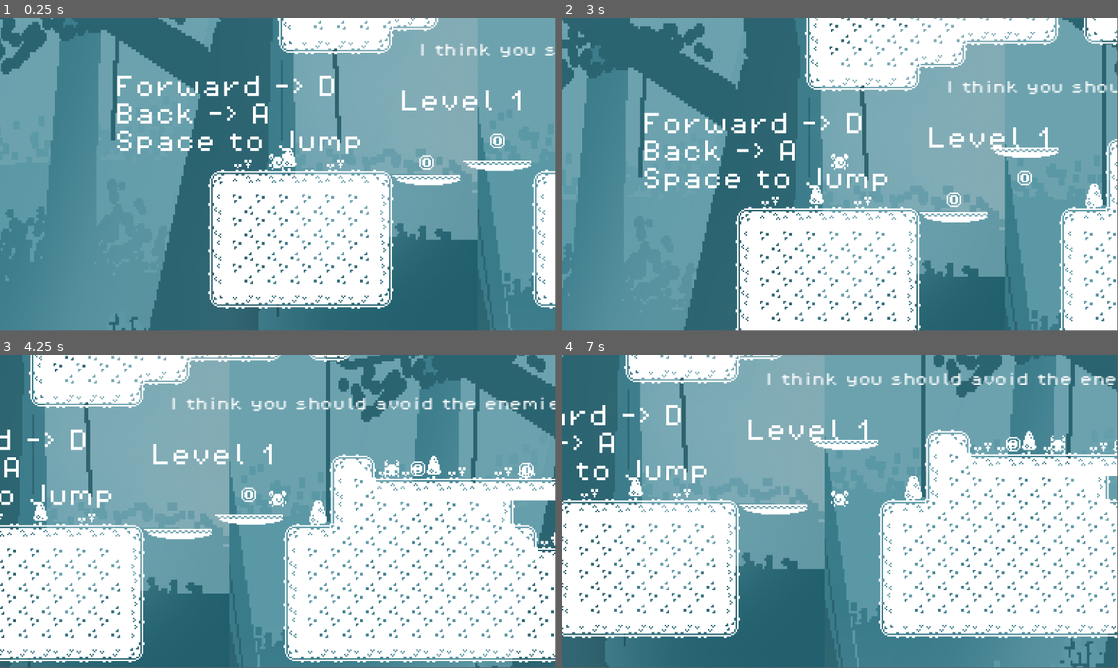
Above: before the commit, frames 1-4 (two rows, left to right).
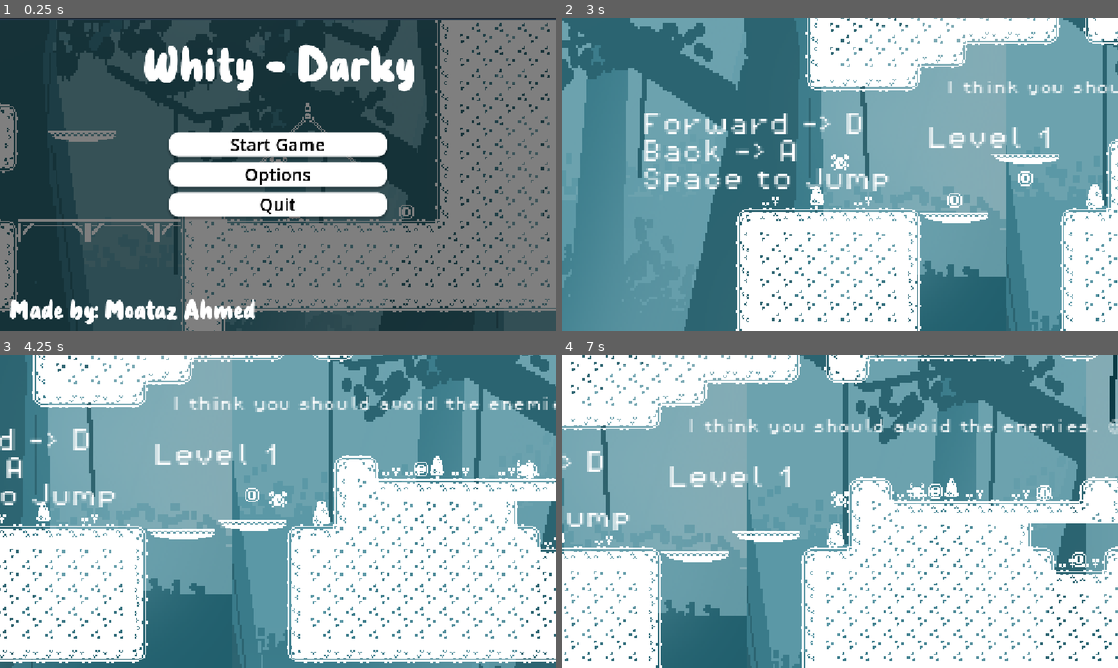
Above: after the commit, the same moments.

Repository: moataz1411/whity-darky-game
Game: Godot game, scene res://Levels/main_menu.tscn
Two runs of this game, one before a commit and one after it. Both use one fixed random seed, a clock stepped at 60 frames per second and the inputs below. Before the commit the project starts from res://Levels/level_1.tscn.
Inputs (mouse positions are in pixels of both pictures, inside the frame that each line leads up to):
- Up to frame 1 (0.25 s): no input
- Up to frame 2 (3 s): click (840, 174) at 0.5 s, where only the run after the commit has a clickable "Options"; click (845, 271) at 1.25 s, where only the run after the commit has a clickable "Back"; click (840, 143) at 2 s, where only the run after the commit has a clickable "Start Game"; tap Enter at 2.75 s; move the mouse to (962, 158) at 2.77 s; hold D (right) from 2.78 s (still down); tap Space (up) at 2.85 s; click (962, 158) at 2.92 s
- Up to frame 3 (4.25 s): keep holding D (right); tap Space (up) at 3.02, 3.32, 3.77, 3.8, 4.07 s; move the mouse to (166, 527) at 3.52 s; tap Alt at 3.6 s
- Up to frame 4 (7 s): move the mouse to (895, 442) at 4.27 s; release D (right) at 4.28 s; hold A (left) 4.28-5.03 s; tap Shift at 4.35, 6.6 s; tap Space (up) at 4.55, 5.1, 5.27, 5.57, 6.02, 6.05, 6.32, 6.77, 6.8 s; move the mouse to (812, 574) at 5.02 s; hold D (right) 5.03-6.53 s; click (812, 574) at 5.17 s; move the mouse to (1006, 558) at 5.77 s; tap Alt at 5.85 s; tap Escape (pause, bound only after the commit) at 6.4 s; move the mouse to (673, 464) at 6.52 s; hold A (left) from 6.53 s (still down)
In our replay, the window is 799x449 before the commit and 800x450 after it. These sizes can differ from the game's own. Grey fills any space a smaller window leaves; there, only what the larger window draws over its background counts as a difference.

The runs differ from the first frame. In frame 1, 96% of the frame differs, in the area x 0-100%, y 0-100%; in frame 2, 7.6%; in frame 3, 18%; in frame 4, 57%.

Commit message:
Add pause menu and settings system
Implement pause menu with resume/quit options and settings panel featuring audio volume control, fullscreen toggle, and 3D scale adjustment. Add pause input action (ESC key).

Diff:
--- /dev/null
+++ b/Levels/audiocontrol.gd
@@ -0,0 +1,15 @@
+extends HSlider
+
+@export var audio_bus_name: String
+
+var audio_bus_id
+
+func _ready():
+	audio_bus_id = AudioServer.get_bus_index(audio_bus_name)
+	value = db_to_linear(AudioServer.get_bus_volume_db(audio_bus_id)) * 100
+
+func _on_value_changed(value: float) -> void:
+	if value <= 0:
+		AudioServer.set_bus_volume_db(audio_bus_id, -80)
+	else:
+		AudioServer.set_bus_volume_db(audio_bus_id, linear_to_db(value / 100.0))
--- /dev/null
+++ b/Levels/fullscreen_control.gd
@@ -0,0 +1,7 @@
+extends CheckButton
+
+func _on_toggled(toggled_on: bool) -> void:
+	if toggled_on==true:
+		DisplayServer.window_set_mode(DisplayServer.WINDOW_MODE_FULLSCREEN)
+	else:
+		DisplayServer.window_set_mode(DisplayServer.WINDOW_MODE_WINDOWED)
--- /dev/null
+++ b/Levels/level_1.gd
@@ -0,0 +1,10 @@
+extends Node2D
+
+func _unhandled_input(event):
+	if event.is_action_pressed("pause"): # غالبًا ESC
+		toggle_fullscreen()
+func toggle_fullscreen():
+	if DisplayServer.window_get_mode() == DisplayServer.WINDOW_MODE_FULLSCREEN:
+		DisplayServer.window_set_mode(DisplayServer.WINDOW_MODE_WINDOWED)
+	else:
+		DisplayServer.window_set_mode(DisplayServer.WINDOW_MODE_FULLSCREEN)
--- a/Levels/level_1.tscn
+++ b/Levels/level_1.tscn
@@ -1,7 +1,8 @@
-[gd_scene load_steps=21 format=4 uid="uid://dgayo5y1q2uaf"]
+[gd_scene load_steps=24 format=4 uid="uid://dgayo5y1q2uaf"]
 
 [ext_resource type="TileSet" uid="uid://o0ejl3gclcxb" path="res://Levels/tile-sets/1 bit platformer.tres" id="1_3mhv4"]
 [ext_resource type="Script" uid="uid://rrfv4qswd76d" path="res://Levels/game_manager.gd" id="1_f4pg2"]
+[ext_resource type="Script" uid="uid://qcybvk3wd8qx" path="res://Levels/level_1.gd" id="1_lk57d"]
 [ext_resource type="Texture2D" uid="uid://7bu1vqwjvxv" path="res://art/Image.png" id="1_rf6l5"]
 [ext_resource type="PackedScene" uid="uid://c1v25kxeo4fm6" path="res://characters/Players/player.tscn" id="2_rf6l5"]
 [ext_resource type="Script" uid="uid://d1hd3a70nyx0d" path="res://characters/Players/player.gd" id="3_syshm"]
@@ -11,6 +12,8 @@
 [ext_resource type="PackedScene" uid="uid://fuki2andda60" path="res://art/enemies.tscn" id="8_77x7w"]
 [ext_resource type="FontFile" uid="uid://tc7plarqhole" path="res://art/PixelOperator8.ttf" id="9_xoyoh"]
 [ext_resource type="PackedScene" uid="uid://dve77jjnmu4e" path="res://art/area_2d.tscn" id="11_62b6n"]
+[ext_resource type="Script" uid="uid://dxya2bg0ry44o" path="res://Levels/pause_menu.gd" id="13_2hkqn"]
+[ext_resource type="FontFile" uid="uid://coqplxci5qvx5" path="res://art/Watermelon Sugar.ttf" id="14_34erp"]
 
 [sub_resource type="WorldBoundaryShape2D" id="WorldBoundaryShape2D_77x7w"]
 distance = 57.0
@@ -124,6 +127,7 @@
 }
 
 [node name="level1" type="Node2D"]
+script = ExtResource("1_lk57d")
 
 [node name="gamemanager" type="Node" parent="."]
 unique_name_in_owner = true
@@ -313,3 +317,60 @@
 
 [node name="Area2D" parent="." instance=ExtResource("11_62b6n")]
 position = Vector2(334, -367)
+
+[node name="pause menu" type="Control" parent="."]
+process_mode = 3
+layout_mode = 3
+anchors_preset = 8
+anchor_left = 0.5
+anchor_top = 0.5
+anchor_right = 0.5
+anchor_bottom = 0.5
+offset_left = -20.0
+offset_top = -20.0
+offset_right = 20.0
+offset_bottom = 20.0
+grow_horizontal = 2
+grow_vertical = 2
+script = ExtResource("13_2hkqn")
+
+[node name="VBoxContainer" type="VBoxContainer" parent="pause menu"]
+layout_mode = 1
+anchors_preset = 8
+anchor_left = 0.5
+anchor_top = 0.5
+anchor_right = 0.5
+anchor_bottom = 0.5
+offset_left = -46.5
+offset_top = -48.5
+offset_right = 46.5
+offset_bottom = 48.5
+grow_horizontal = 2
+grow_vertical = 2
+theme_override_constants/separation = 7
+
+[node name="Label" type="Label" parent="pause menu/VBoxContainer"]
+layout_mode = 2
+theme_override_colors/font_color = Color(0.8862616, 0.88626146, 0.8862615, 1)
+theme_override_fonts/font = ExtResource("14_34erp")
+theme_override_font_sizes/font_size = 44
+text = "Paused"
+horizontal_alignment = 1
+
+[node name="resume" type="Button" parent="pause menu/VBoxContainer"]
+layout_mode = 2
+theme_override_fonts/font = ExtResource("14_34erp")
+theme_override_font_sizes/font_size = 20
+text = "Resume"
+
+[node name="setting" type="Button" parent="pause menu/VBoxContainer"]
+layout_mode = 2
+theme_override_fonts/font = ExtResource("14_34erp")
+theme_override_font_sizes/font_size = 20
+text = "Settings"
+
+[node name="quit" type="Button" parent="pause menu/VBoxContainer"]
+layout_mode = 2
+theme_override_fonts/font = ExtResource("14_34erp")
+theme_override_font_sizes/font_size = 20
+text = "Quit"
--- a/Levels/main_menu.gd
+++ b/Levels/main_menu.gd
@@ -1,9 +1,13 @@
 extends Control
 
+@onready var mainbuttons: VBoxContainer = $mainbuttons
+@onready var options: Panel = $options
 
 # Called when the node enters the scene tree for the first time.
 func _ready() -> void:
-	pass # Replace with function body.
+	mainbuttons.visible=true
+	options.visible=false
+
 
 
 # Called every frame. 'delta' is the elapsed time since the previous frame.
@@ -16,8 +20,15 @@
 
 
 func _on_settings_pressed() -> void:
-	print("settings pre")
+	mainbuttons.visible=false
+	options.visible=true
+
 
 
 func _on_exit_pressed() -> void:
 	get_tree().quit()
+
+
+
+func _on_back_pressed() -> void:
+	_ready()
--- a/Levels/main_menu.tscn
+++ b/Levels/main_menu.tscn
@@ -1,8 +1,11 @@
-[gd_scene load_steps=9 format=3 uid="uid://q7y660kks8mg"]
+[gd_scene load_steps=14 format=3 uid="uid://q7y660kks8mg"]
 
 [ext_resource type="Script" uid="uid://7t2wattnxlcu" path="res://Levels/main_menu.gd" id="1_3es34"]
 [ext_resource type="Texture2D" uid="uid://deshp42hgfynv" path="res://Levels/tile-sets/Screenshot 2026-06-27 121633.png" id="1_6ucrw"]
 [ext_resource type="FontFile" uid="uid://coqplxci5qvx5" path="res://art/Watermelon Sugar.ttf" id="2_jy27m"]
+[ext_resource type="Script" uid="uid://c34m2u76y6b3" path="res://Levels/audiocontrol.gd" id="4_8md67"]
+[ext_resource type="Script" uid="uid://c245pfvxlhrg1" path="res://Levels/fullscreen_control.gd" id="5_15p6s"]
+[ext_resource type="Script" uid="uid://bwjac7c736cfp" path="res://Levels/scalecontrol.gd" id="6_5qvx8"]
 
 [sub_resource type="StyleBoxTexture" id="StyleBoxTexture_jy27m"]
 texture = ExtResource("1_6ucrw")
@@ -40,6 +43,14 @@
 
 [sub_resource type="StyleBoxEmpty" id="StyleBoxEmpty_jy27m"]
 
+[sub_resource type="StyleBoxLine" id="StyleBoxLine_3es34"]
+color = Color(1, 1, 1, 1)
+thickness = 6
+
+[sub_resource type="StyleBoxLine" id="StyleBoxLine_8md67"]
+color = Color(0.31200802, 0.51868343, 0.99106854, 1)
+thickness = 6
+
 [node name="MainMenu" type="Control"]
 layout_mode = 3
 anchors_preset = 15
@@ -49,7 +60,7 @@
 grow_vertical = 2
 script = ExtResource("1_3es34")
 
-[node name="Panel" type="Panel" parent="."]
+[node name="background" type="Panel" parent="."]
 layout_mode = 1
 anchors_preset = 15
 anchor_right = 1.0
@@ -58,7 +69,7 @@
 grow_vertical = 2
 theme_override_styles/panel = SubResource("StyleBoxTexture_jy27m")
 
-[node name="VBoxContainer" type="VBoxContainer" parent="."]
+[node name="mainbuttons" type="VBoxContainer" parent="."]
 layout_mode = 1
 anchors_preset = 8
 anchor_left = 0.5
@@ -73,7 +84,7 @@
 grow_vertical = 2
 theme_override_constants/separation = 12
 
-[node name="Button" type="Button" parent="VBoxContainer"]
+[node name="Button" type="Button" parent="mainbuttons"]
 layout_mode = 2
 size_flags_vertical = 3
 theme_override_colors/font_color = Color(0, 0, 0, 1)
@@ -87,7 +98,7 @@
 theme_override_styles/focus = SubResource("StyleBoxEmpty_jy27m")
 text = "Start Game"
 
-[node name="Button2" type="Button" parent="VBoxContainer"]
+[node name="Button2" type="Button" parent="mainbuttons"]
 layout_mode = 2
 size_flags_vertical = 3
 theme_override_colors/font_color = Color(0, 0, 0, 1)
@@ -101,7 +112,7 @@
 theme_override_styles/focus = SubResource("StyleBoxEmpty_jy27m")
 text = "Options"
 
-[node name="Button3" type="Button" parent="VBoxContainer"]
+[node name="Button3" type="Button" parent="mainbuttons"]
 layout_mode = 2
 size_flags_vertical = 3
 theme_override_colors/font_color = Color(0, 0, 0, 1)
@@ -122,10 +133,10 @@
 anchor_top = 0.5
 anchor_right = 0.5
 anchor_bottom = 0.5
-offset_left = -224.0
-offset_top = -265.0
-offset_right = 223.0
-offset_bottom = -142.5
+offset_left = -278.0
+offset_top = -292.0
+offset_right = 282.0
+offset_bottom = -168.0
 grow_horizontal = 2
 grow_vertical = 2
 theme_override_colors/font_shadow_color = Color(0, 0, 0, 0)
@@ -156,6 +167,114 @@
 horizontal_alignment = 1
 vertical_alignment = 1
 
-[connection signal="pressed" from="VBoxContainer/Button" to="." method="_on_start_pressed"]
-[connection signal="pressed" from="VBoxContainer/Button2" to="." method="_on_settings_pressed"]
-[connection signal="pressed" from="VBoxContainer/Button3" to="." method="_on_exit_pressed"]
+[node name="options" type="Panel" parent="."]
+layout_mode = 1
+anchors_preset = 8
+anchor_left = 0.5
+anchor_top = 0.5
+anchor_right = 0.5
+anchor_bottom = 0.5
+offset_left = -290.0
+offset_top = -148.0
+offset_right = 290.0
+offset_bottom = 241.0
+grow_horizontal = 2
+grow_vertical = 2
+
+[node name="Label" type="Label" parent="options"]
+layout_mode = 1
+anchors_preset = 10
+anchor_right = 1.0
+offset_bottom = 68.0
+grow_horizontal = 2
+theme_override_font_sizes/font_size = 40
+text = "Options"
+horizontal_alignment = 1
+vertical_alignment = 1
+
+[node name="back" type="Button" parent="options/Label"]
+layout_mode = 0
+offset_left = 186.0
+offset_top = 320.0
+offset_right = 414.0
+offset_bottom = 377.0
+size_flags_vertical = 3
+theme_override_colors/font_color = Color(0, 0, 0, 1)
+theme_override_colors/font_focus_color = Color(0, 0, 0, 1)
+theme_override_colors/font_pressed_color = Color(0, 0, 0, 1)
+theme_override_colors/font_hover_color = Color(0, 0, 0, 1)
+theme_override_font_sizes/font_size = 36
+theme_override_styles/normal = SubResource("StyleBoxFlat_351dl")
+theme_override_styles/pressed = SubResource("StyleBoxFlat_jy27m")
+theme_override_styles/hover = SubResource("StyleBoxFlat_3es34")
+theme_override_styles/focus = SubResource("StyleBoxEmpty_jy27m")
+text = "Back"
+
+[node name="VBoxContainer" type="VBoxContainer" parent="options"]
+layout_mode = 1
+anchors_preset = 8
+anchor_left = 0.5
+anchor_top = 0.5
+anchor_right = 0.5
+anchor_bottom = 0.5
+offset_left = -133.5
+offset_top = -108.5
+offset_right = 145.0
+offset_bottom = 72.5
+grow_horizontal = 2
+grow_vertical = 2
+theme_override_constants/separation = 15
+
+[node name="HBoxContainer" type="HBoxContainer" parent="options/VBoxContainer"]
+layout_mode = 2
+theme_override_constants/separation = 20
+
+[node name="Label" type="Label" parent="options/VBoxContainer/HBoxContainer"]
+layout_mode = 2
+text = "Music Volume"
+
+[node name="audiocontrol" type="HSlider" parent="options/VBoxContainer/HBoxContainer"]
+layout_mode = 2
+size_flags_horizontal = 3
+size_flags_vertical = 4
+theme_override_styles/slider = SubResource("StyleBoxLine_3es34")
+theme_override_styles/grabber_area = SubResource("StyleBoxLine_8md67")
+theme_override_styles/grabber_area_highlight = SubResource("StyleBoxLine_8md67")
+script = ExtResource("4_8md67")
+audio_bus_name = "music"
+
+[node name="fullscreen control" type="CheckButton" parent="options/VBoxContainer"]
+layout_mode = 2
+text = "FullScreen"
+script = ExtResource("5_15p6s")
+
+[node name="HBoxContainer2" type="HBoxContainer" parent="options/VBoxContainer"]
+layout_mode = 2
+theme_override_constants/separation = 20
+
+[node name="Label" type="Label" parent="options/VBoxContainer/HBoxContainer2"]
+layout_mode = 2
+text = "3D Scale"
+
+[node name="scalecontrol" type="OptionButton" parent="options/VBoxContainer/HBoxContainer2"]
+layout_mode = 2
+size_flags_horizontal = 3
+selected = 0
+item_count = 4
+popup/item_0/text = "100%"
+popup/item_0/id = 0
+popup/item_1/text = "75%"
+popup/item_1/id = 1
+popup/item_2/text = "50%"
+popup/item_2/id = 2
+popup/item_3/text = "25%"
+popup/item_3/id = 3
+script = ExtResource("6_5qvx8")
+
+[connection signal="pressed" from="mainbuttons/Button" to="." method="_on_start_pressed"]
+[connection signal="pressed" from="mainbuttons/Button2" to="." method="_on_settings_pressed"]
+[connection signal="pressed" from="mainbuttons/Button3" to="." method="_on_exit_pressed"]
+[connection signal="pressed" from="options/Label/back" to="." method="_on_back_pressed"]
+[connection signal="value_changed" from="options/VBoxContainer/HBoxContainer/audiocontrol" to="options/VBoxContainer/HBoxContainer/audiocontrol" method="_on_value_changed"]
+[connection signal="toggled" from="options/VBoxContainer/fullscreen control" to="options/VBoxContainer/fullscreen control" method="_on_toggled"]
+[connection signal="item_selected" from="options/VBoxContainer/HBoxContainer2/scalecontrol" to="options/VBoxContainer/HBoxContainer2/scalecontrol" method="_on_item_selected"]
--- /dev/null
+++ b/Levels/pause_menu.gd
@@ -0,0 +1,13 @@
+extends Control
+
+var pause_toggle = false
+
+func _ready() -> void:
+	self.visible=false
+func _input(event: InputEvent) -> void:
+	if event.is_action_pressed("pause"):
+		pause_and_unpause()
+func pause_and_unpause():
+	pause_toggle=!pause_toggle
+	get_tree().paused = pause_toggle
+	self.visible = pause_toggle
--- /dev/null
+++ b/Levels/scalecontrol.gd
@@ -0,0 +1,6 @@
+extends OptionButton
+
+func _on_item_selected(index: int) -> void:
+	var options=[1,0.75,0.5,0.25]
+	var value = options[index]
+	get_tree().root.scaling_3d_scale=value
--- a/Levels/tile-sets/1 bit platformer.tres
+++ b/Levels/tile-sets/1 bit platformer.tres
@@ -426,7 +426,7 @@
 19:19/0 = 0
 
 [resource]
-physics_layer_0/collision_layer = 1
+physics_layer_0/collision_layer = 2
 terrain_set_0/mode = 0
 terrain_set_0/terrain_0/name = "plat"
 terrain_set_0/terrain_0/color = Color(0.5, 0.34375, 0.25, 1)
--- a/art/coin.gd
+++ b/art/coin.gd
@@ -1,8 +1,11 @@
 extends Area2D
-
 @onready var game_manager: Node = %gamemanager
 @onready var animation_player = $AnimationPlayer
 
 func _on_body_entered(body: Node2D) -> void:
+	print(body.name)
+
+	if body.name != "Player":
+		return
 	game_manager.add_point()
 	animation_player.play("pickup")
--- a/art/coin.tscn
+++ b/art/coin.tscn
@@ -21,6 +21,45 @@
 
 [sub_resource type="CircleShape2D" id="CircleShape2D_jwel0"]
 radius = 6.0
+
+[sub_resource type="Animation" id="Animation_jwel0"]
+length = 0.001
+tracks/0/type = "value"
+tracks/0/imported = false
+tracks/0/enabled = true
+tracks/0/path = NodePath("AnimatedSprite2D:visible")
+tracks/0/interp = 1
+tracks/0/loop_wrap = true
+tracks/0/keys = {
+"times": PackedFloat32Array(0),
+"transitions": PackedFloat32Array(1),
+"update": 1,
+"values": [true]
+}
+tracks/1/type = "value"
+tracks/1/imported = false
+tracks/1/enabled = true
+tracks/1/path = NodePath("CollisionShape2D:disabled")
+tracks/1/interp = 1
+tracks/1/loop_wrap = true
+tracks/1/keys = {
+"times": PackedFloat32Array(0),
+"transitions": PackedFloat32Array(1),
+"update": 1,
+"values": [false]
+}
+tracks/2/type = "value"
+tracks/2/imported = false
+tracks/2/enabled = true
+tracks/2/path = NodePath("picksound:playing")
+tracks/2/interp = 1
+tracks/2/loop_wrap = true
+tracks/2/keys = {
+"times": PackedFloat32Array(0),
+"transitions": PackedFloat32Array(1),
+"update": 1,
+"values": [false]
+}
 
 [sub_resource type="Animation" id="Animation_l0qxv"]
 resource_name = "pickup"
@@ -75,45 +114,6 @@
 }]
 }
 
-[sub_resource type="Animation" id="Animation_jwel0"]
-length = 0.001
-tracks/0/type = "value"
-tracks/0/imported = false
-tracks/0/enabled = true
-tracks/0/path = NodePath("AnimatedSprite2D:visible")
-tracks/0/interp = 1
-tracks/0/loop_wrap = true
-tracks/0/keys = {
-"times": PackedFloat32Array(0),
-"transitions": PackedFloat32Array(1),
-"update": 1,
-"values": [true]
-}
-tracks/1/type = "value"
-tracks/1/imported = false
-tracks/1/enabled = true
-tracks/1/path = NodePath("CollisionShape2D:disabled")
-tracks/1/interp = 1
-tracks/1/loop_wrap = true
-tracks/1/keys = {
-"times": PackedFloat32Array(0),
-"transitions": PackedFloat32Array(1),
-"update": 1,
-"values": [false]
-}
-tracks/2/type = "value"
-tracks/2/imported = false
-tracks/2/enabled = true
-tracks/2/path = NodePath("picksound:playing")
-tracks/2/interp = 1
-tracks/2/loop_wrap = true
-tracks/2/keys = {
-"times": PackedFloat32Array(0),
-"transitions": PackedFloat32Array(1),
-"update": 1,
-"values": [false]
-}
-
 [sub_resource type="AnimationLibrary" id="AnimationLibrary_64ffa"]
 _data = {
 &"RESET": SubResource("Animation_jwel0"),
@@ -121,7 +121,6 @@
 }
 
 [node name="coin" type="Area2D"]
-collision_mask = 2
 script = ExtResource("1_fdn8a")
 
 [node name="AnimatedSprite2D" type="AnimatedSprite2D" parent="."]
--- a/art/enemies.gd
+++ b/art/enemies.gd
@@ -1,11 +1,19 @@
 extends Node2D
-const SPEED=60
+
+const SPEED = 60
 var direction = -1
-@onready var ray_cast_right =$RayCastright
-@onready var ray_cast_left =$RayCastleft
+@onready var ray_cast_right = $RayCastright
+@onready var ray_cast_left = $RayCastleft
+
 func _process(delta: float) -> void:
 	if ray_cast_right.is_colliding():
-		direction=-1
+		var body = ray_cast_right.get_collider()
+		if !body.is_in_group("player"):
+			direction = -1
 	if ray_cast_left.is_colliding():
-		direction=1
-	position.x += direction* SPEED * delta
+		var body = ray_cast_left.get_collider()
+
+		if !body.is_in_group("player"):
+			direction = 1
+
+	position.x += direction * SPEED * delta
--- a/art/enemies.tscn
+++ b/art/enemies.tscn
@@ -60,7 +60,9 @@
 [node name="RayCastright" type="RayCast2D" parent="."]
 position = Vector2(0, 2)
 target_position = Vector2(10, 0)
+collision_mask = 2
 
 [node name="RayCastleft" type="RayCast2D" parent="."]
 position = Vector2(0, 2)
 target_position = Vector2(-11, 1)
+collision_mask = 2
--- a/art/killzone.gd
+++ b/art/killzone.gd
@@ -8,7 +8,6 @@
 	body.get_node("CollisionShape2D").queue_free()
 	timer.start()
 
-
 func _on_timer_timeout() -> void:
 	Engine.time_scale=1
 	get_tree().reload_current_scene()
--- a/art/killzone.tscn
+++ b/art/killzone.tscn
@@ -4,7 +4,6 @@
 
 [node name="killzone" type="Area2D"]
 position = Vector2(36, 105)
-collision_mask = 2
 script = ExtResource("1_vp5sl")
 
 [node name="Timer" type="Timer" parent="."]
--- a/art/music.tscn
+++ b/art/music.tscn
@@ -5,4 +5,6 @@
 [node name="music" type="AudioStreamPlayer2D"]
 stream = ExtResource("1_g3uqh")
 autoplay = true
+max_distance = 20000.0
+attenuation = 0.5
 bus = &"music"
--- a/characters/Players/player.tscn
+++ b/characters/Players/player.tscn
@@ -7,7 +7,7 @@
 height = 10.0
 
 [node name="Player" type="CharacterBody2D"]
-collision_layer = 3
+collision_mask = 3
 
 [node name="AnimatedSprite2D" type="AnimatedSprite2D" parent="."]
 position = Vector2(0, -11)
--- a/default_bus_layout.tres
+++ b/default_bus_layout.tres
@@ -11,5 +11,5 @@
 bus/2/solo = false
 bus/2/mute = false
 bus/2/bypass_fx = false
-bus/2/volume_db = -8.798218
+bus/2/volume_db = 6.0199986
 bus/2/send = &"Master"
--- a/project.godot
+++ b/project.godot
@@ -11,7 +11,7 @@
 [application]
 
 config/name="whity-darkey"
-run/main_scene="uid://dgayo5y1q2uaf"
+run/main_scene="uid://q7y660kks8mg"
 config/features=PackedStringArray("4.5", "Forward Plus")
 config/icon="res://icon.svg"
 
@@ -19,6 +19,10 @@
 
 Music="*res://art/music.tscn"
 Global="*res://global.gd"
+
+[display]
+
+window/stretch/mode="canvas_items"
 
 [editor_plugins]
 
@@ -49,6 +53,11 @@
 "events": [Object(InputEventKey,"resource_local_to_scene":false,"resource_name":"","device":-1,"window_id":0,"alt_press …(192 unchanged characters)…
 ]
 }
+pause={
+"deadzone": 0.5,
+"events": [Object(InputEventKey,"resource_local_to_scene":false,"resource_name":"","device":-1,"window_id":0,"alt_pressed":false,"shift_pressed":false,"ctrl_pressed":false,"meta_pressed":false,"pressed":false,"keycode":0,"physical_keycode":4194305,"key_label":0,"unicode":0,"location":0,"echo":false,"script":null)
+]
+}
 
 [rendering]
 
Not shown, added: Levels/audiocontrol.gd.uid
Not shown, added: Levels/fullscreen_control.gd.uid
Not shown, added: Levels/level_1.gd.uid
Not shown, added: Levels/pause_menu.gd.uid
Not shown, added: Levels/scalecontrol.gd.uid
